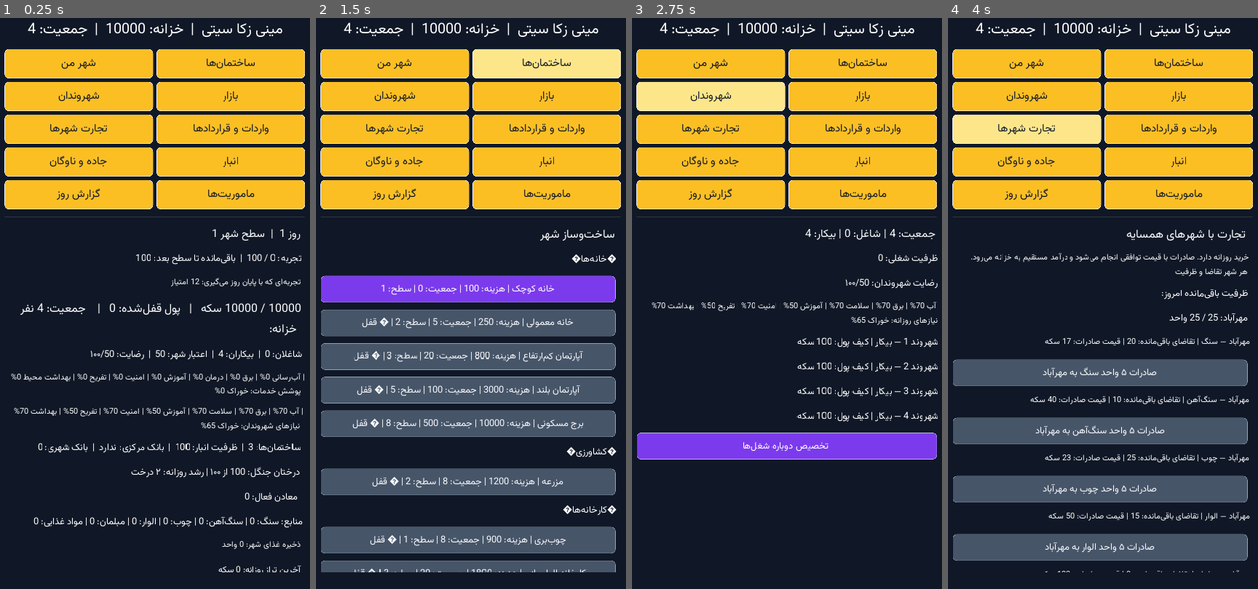
Above: before the commit, frames 1-4 (left to right).
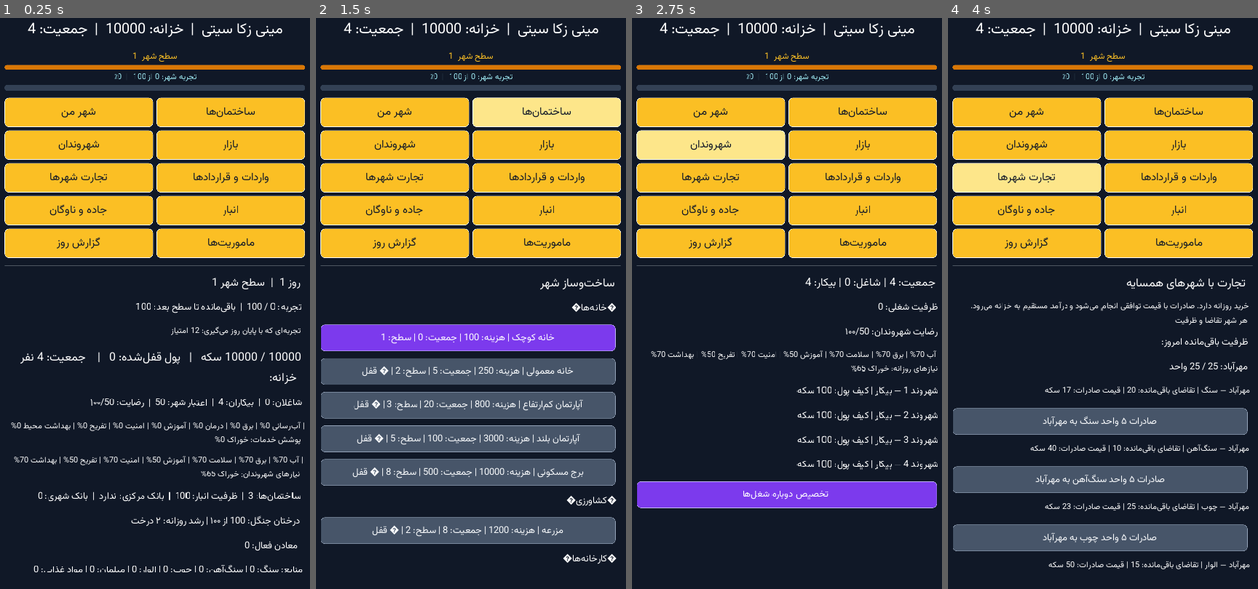
Above: after the commit, the same moments.

Repository: zekainstabot/mini-zeka-city
Game: Godot game, scene res://Main.tscn
The game is run twice, just before and just after one commit, with the same random seed, the same clock (stepped at 60 frames per second) and the same inputs.
Inputs:
- Up to frame 1 (0.25 s): no input
- Up to frame 2 (1.5 s): click "ﻦﻣ ﺮﻬﺷ" at 0.5 s; click "ﺎﻫ‌ﻥﺎﻤﺘﺧﺎﺳ" at 1.25 s
- Up to frame 3 (2.75 s): click "ﻥﺍﺪﻧﻭﺮﻬﺷ" at 2 s
- Up to frame 4 (4 s): click "ﺭﺍﺯﺎﺑ" at 2.75 s; click "ﺎﻫﺮﻬﺷ ﺕﺭﺎﺠﺗ" at 3.5 s

The runs differ from the first frame. In frame 1, 26% of the frame differs, in the area x 1-99%, y 5-98%; in frame 2, 53%; in frame 3, 35%; in frame 4, 43%.

Commit message:
Add persistent city level and XP progress bars

Diff:
--- a/scripts/Main.gd
+++ b/scripts/Main.gd
@@ -8,6 +8,10 @@
 var content = null
 var header_label = null
 var ui_font = null
+var level_status_bar = null
+var xp_progress_bar = null
+var level_status_label = null
+var xp_progress_label = null
 
 func _notification(what):
 	if what == MainLoop.NOTIFICATION_WM_QUIT_REQUEST and game != null:
@@ -45,6 +49,50 @@
 	_apply_font(header_label, 28 if compact_layout else 26)
 	header_label.add_color_override("font_color", Color("#ffffff"))
 	root.add_child(header_label)
+	# Persistent city progression panel: stays visible above navigation on every page.
+	var progress_panel = VBoxContainer.new()
+	progress_panel.add_constant_override("separation", 3)
+	root.add_child(progress_panel)
+	level_status_label = Label.new()
+	level_status_label.align = Label.ALIGN_CENTER
+	level_status_label.add_color_override("font_color", Color("#fbbf24"))
+	_apply_font(level_status_label, 17 if compact_layout else 15)
+	progress_panel.add_child(level_status_label)
+	level_status_bar = ProgressBar.new()
+	level_status_bar.min_value = 0
+	level_status_bar.max_value = 100
+	level_status_bar.value = 100
+	level_status_bar.percent_visible = false
+	level_status_bar.rect_min_size = Vector2(0, 10 if compact_layout else 8)
+	var level_fill = StyleBoxFlat.new()
+	level_fill.bg_color = Color("#d97706")
+	level_fill.set_corner_radius_all(5)
+	level_status_bar.add_stylebox_override("fg", level_fill)
+	var level_bg = StyleBoxFlat.new()
+	level_bg.bg_color = Color("#334155")
+	level_bg.set_corner_radius_all(5)
+	level_status_bar.add_stylebox_override("bg", level_bg)
+	progress_panel.add_child(level_status_bar)
+	xp_progress_label = Label.new()
+	xp_progress_label.align = Label.ALIGN_CENTER
+	xp_progress_label.add_color_override("font_color", Color("#a5f3fc"))
+	_apply_font(xp_progress_label, 15 if compact_layout else 13)
+	progress_panel.add_child(xp_progress_label)
+	xp_progress_bar = ProgressBar.new()
+	xp_progress_bar.min_value = 0
+	xp_progress_bar.max_value = 100
+	xp_progress_bar.percent_visible = false
+	xp_progress_bar.rect_min_size = Vector2(0, 12 if compact_layout else 10)
+	var xp_fill = StyleBoxFlat.new()
+	xp_fill.bg_color = Color("#06b6d4")
+	xp_fill.set_corner_radius_all(5)
+	xp_progress_bar.add_stylebox_override("fg", xp_fill)
+	var xp_bg = StyleBoxFlat.new()
+	xp_bg.bg_color = Color("#334155")
+	xp_bg.set_corner_radius_all(5)
+	xp_progress_bar.add_stylebox_override("bg", xp_bg)
+	progress_panel.add_child(xp_progress_bar)
+	_update_progress_hud()
 	var nav = GridContainer.new()
 	nav.columns = 2 if compact_layout else 3
 	nav.add_constant_override("hseparation", 8)
@@ -87,6 +135,19 @@
 	message_label.modulate = Color("#ffffff")
 	root.add_child(message_label)
 
+func _update_progress_hud():
+	if game == null or level_status_label == null or xp_progress_bar == null:
+		return
+	var level = max(1, int(game.state.get("level", 1)))
+	var xp = max(0, int(game.state.get("xp", 0)))
+	var required = max(1, int(game.get_xp_required_for_next_level()))
+	var percent = clamp(float(xp) * 100.0 / float(required), 0.0, 100.0)
+	level_status_label.text = PersianText.reshaper("سطح شهر  %d" % level)
+	xp_progress_label.text = PersianText.reshaper("تجربه شهر: %d از %d  |  %d٪" % [xp, required, int(round(percent))])
+	xp_progress_bar.max_value = required
+	xp_progress_bar.value = min(xp, required)
+	level_status_bar.value = 100
+
 func _load_ui_font():
 	var font_data = DynamicFontData.new()
 	font_data.font_path = "res://assets/fonts/Vazirmatn.ttf"
@@ -170,6 +231,7 @@
 	_clear_content()
 	_show_message("")
 	var s = game.state
+	_update_progress_hud()
 	match page:
 		"home":
 			_add_label("روز %d  |  سطح شهر %d" % [s.day,s.level], 20)
